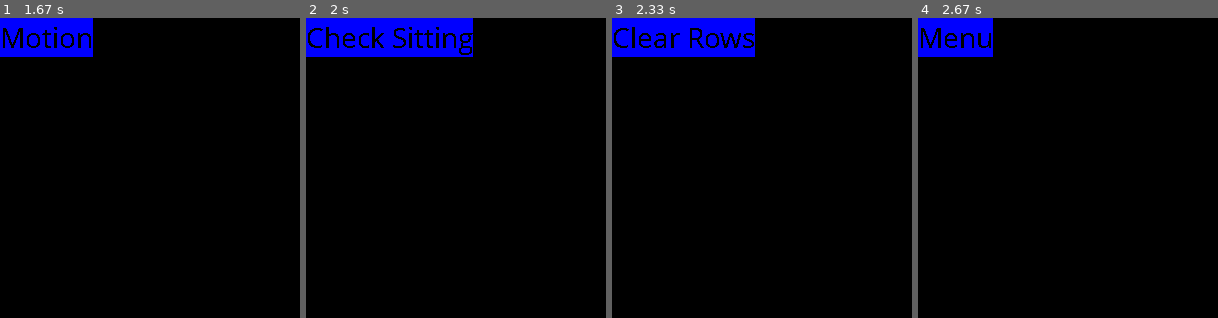
Above: before the commit, frames 1-4 (left to right).
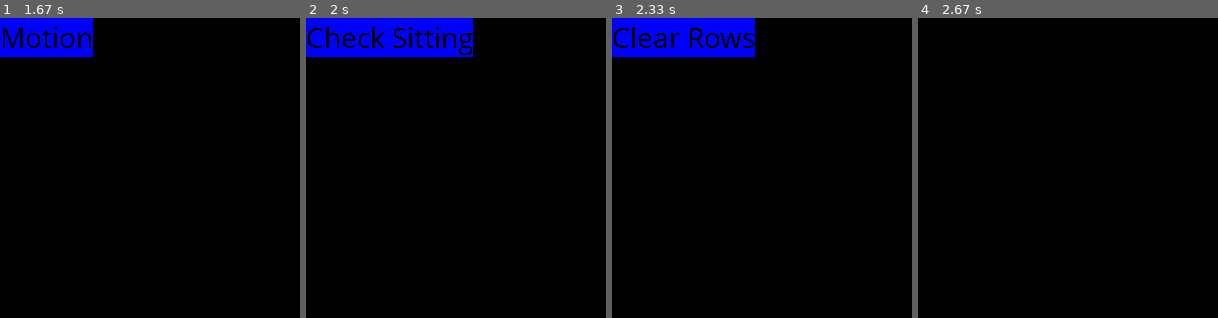
Above: after the commit, the same moments.

Repository: loboyd/pybrix
Game: pygame game, started from pybrix.py
The game is run twice, just before and just after one commit, with the same random seed, the same clock (stepped at 60 frames per second) and the same inputs.
Inputs:
- Up to frame 1 (1.67 s): tap Space at 0.33, 0.73, 1.03, 1.23, 1.53 s
- Up to frame 2 (2 s): tap Space at 1.73 s
- Up to frame 3 (2.33 s): tap Space at 2.03, 2.23 s
- Up to frame 4 (2.67 s): tap Space at 2.53 s
The pictures show only the part of the screen within x 0-50%, y 0-50%; the shares and areas given below are measured in that part.

Frames 1-3 are identical in both runs. In frame 4, 2.8% of the frame differs, in the area x 0-25%, y 0-13%.

Commit message:
adds full state machine structure (commented)

Diff:
--- a/pybrix.py
+++ b/pybrix.py
@@ -9,8 +9,11 @@
     global screen
     global state
     global current_state
+    global clock
+    global done
     myfont = pygame.font.SysFont('Comic Sans MS', 30)
     screen = pygame.display.set_mode((600, 600))
+    clock = pygame.time.Clock()
     done = False
     state = enum('MENU','INIT','NEWPIECE','MOVEDOWN','MOTION','CHECKSITTING','CHECKLOSE','CLEARROWS')
     current_state = state.MENU
@@ -27,60 +30,100 @@
             #screen.fill((0, 0, 0))
 
 
-def state_menu():
+def state_menu():   # Should display main menu and check for input on menu options
     global current_state
     textsurface = myfont.render('Menu', False, (0, 0, 0),(0,0,255))
     screen.blit(textsurface,(0,0))
+    # render_menu()
+    #
     current_state+=1
     return;
 
-def state_init():
+def state_init():   # Should start game: display empty board, reset score, show first pieces
     global current_state
     textsurface = myfont.render('Init', False, (0, 0, 0),(0,0,255))
     screen.blit(textsurface,(0,0))
+    # board = blank_board()
+    # render_board(board,0)     # (no pieces yet)
+    # score = 0
+    # push_upcoming_piece() x3
     current_state+=1
     return;
 
-def state_newpiece():
+def state_newpiece():   # Should place random new piece above top row of board, and cycle coming pieces
     global current_state
     textsurface = myfont.render('New Piece', False, (0, 0, 0),(0,0,255))
     screen.blit(textsurface,(0,0))
+    # active_piece = pull_upcoming_piece()
+    # push_upcoming_piece()
     current_state+=1
     return;
 
-def state_movedown():
+def state_movedown():   # Should move active piece down one row
     global current_state
     textsurface = myfont.render('Move Down', False, (0, 0, 0),(0,0,255))
     screen.blit(textsurface,(0,0))
+    # active_piece.position(2) -= 1     # (y position)
+    # render_board(board,active_piece)
     current_state+=1
     return;
 
-def state_motion():
+def state_motion():     # Should respond to user instructions: translate, rotate, drop pieces
     global current_state
     textsurface = myfont.render('Motion', False, (0, 0, 0),(0,0,255))
     screen.blit(textsurface,(0,0))
     current_state+=1
+    # clock.tick()
+    # while clock.tick() < fall_speed:
+    #   for event in pygame.event.get():
+    #                if event.type == pygame.QUIT or (event.type == pygame.KEYDOWN and event.key == pygame.K_q):
+    #                    done = True
+    #                elif event.type == pygame.KEYDOWN and event.key == pygame.K_LEFT:
+    #                    active_piece.translate(1)
+    #                elif event.type == pygame.KEYDOWN and event.key == pygame.K_RIGHT:
+    #                    active_piece.translate(0)
+    #                elif event.type == pygame.KEYDOWN and event.key == pygame.K_z:
+    #                    active_piece.rotate(1)
+    #                elif event.type == pygame.KEYDOWN and event.key == pygame.K_x:
+    #                    active_piece.rotate(0)
+    #                elif event.type == pygame.KEYDOWN and event.key == pygame.K_SPACE:
+    #                    active_piece.fall()
+    #                    current_state = state_CLEARROWS
     return;
 
-def state_checksitting():
+def state_checksitting():   # Should check if active piece is resting on bulk
     global current_state
     textsurface = myfont.render('Check Sitting', False, (0, 0, 0),(0,0,255))
     screen.blit(textsurface,(0,0))
+    # if active_piece.checkSitting():
+    #   current_state = state_CHECKLOSE
+    # else:
+    #   current_state = state_MOVEDOWN
     current_state+=1
     return;
 
-def state_checklose():
+def state_checklose():      # Should check if active piece rested above top (and top row not full)
     global current_state
     textsurface = myfont.render('Check Lose', False, (0, 0, 0),(0,0,255))
     screen.blit(textsurface,(0,0))
+    # if active_piece.checkLose() and !(board.rowFull(board.nrows-1)):
+    #   display_loss_message()
+    #   current_state = state_MENU
+    # else:
+    #   current_state = state_CLEARROWS
     current_state+=1
     return;
 
-def state_clearrows():
+def state_clearrows():      # Clear filled rows and drop bulk accordingly
     global current_state
     textsurface = myfont.render('Clear Rows', False, (0, 0, 0),(0,0,255))
     screen.blit(textsurface,(0,0))
-    current_state=0
+    # for x in range(0, board.nrows):
+    #   if board.rowFull(x):
+    #       board.clearRow(x)
+    #   else:   x+=1
+    # current_state = state_NEWPIECE
+    current_state += 1
     return;
 
 def enum(*args):
